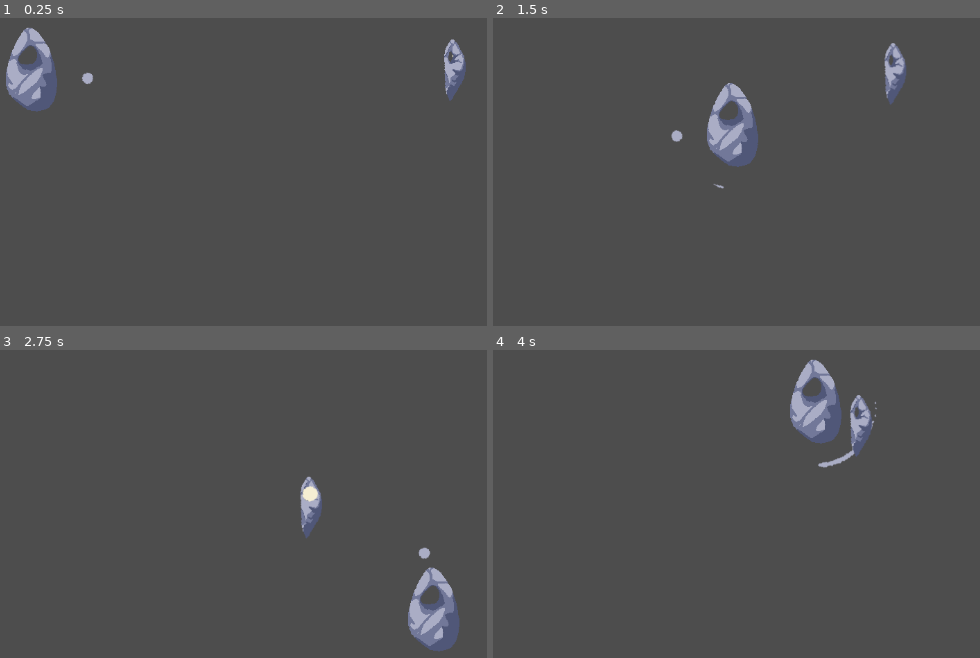
Above: before the commit, frames 1-4 (two rows, left to right).
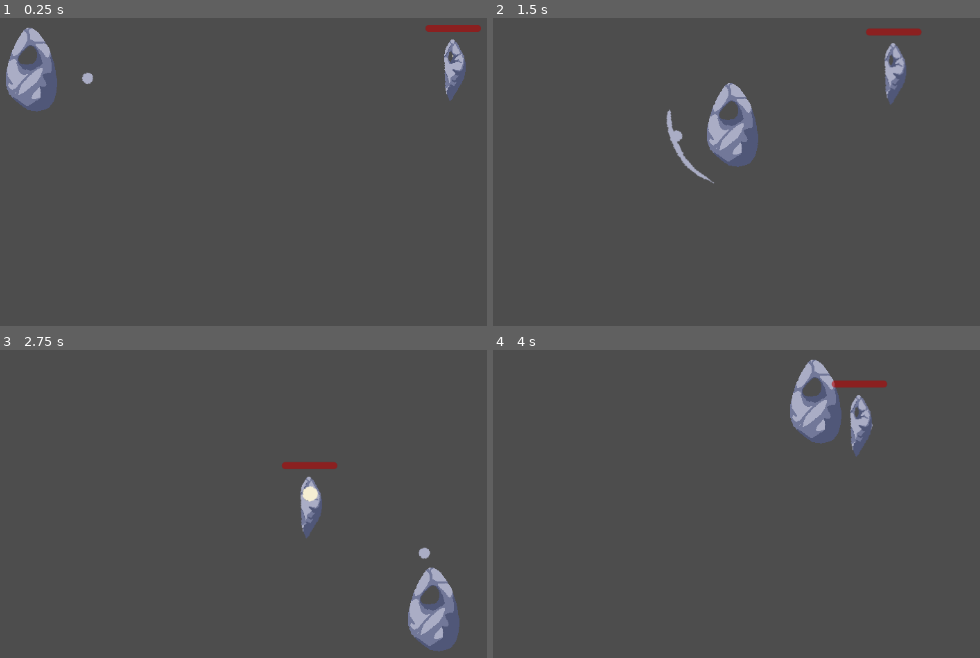
Above: after the commit, the same moments.

Repository: robbplo/time_cracker
Game: Godot game, scene res://main.tscn
Two runs of this game, one before a commit and one after it. Both use one fixed random seed, a clock stepped at 60 frames per second and the inputs below.
Inputs (mouse positions are in pixels of both pictures, inside the frame that each line leads up to):
- Up to frame 1 (0.25 s): no input
- Up to frame 2 (1.5 s): tap Enter at 0.5 s; move the mouse to (527, 70) at 0.52 s; hold Right (right) 0.53-1.28 s; click (527, 70) at 0.67 s; move the mouse to (648, 141) at 1.27 s; hold Down (down) from 1.28 s (still down); click (648, 141) at 1.42 s
- Up to frame 3 (2.75 s): move the mouse to (394, 353) at 2.02 s; release Down (down) at 2.03 s; hold Right (right) from 2.03 s (still down); click (394, 353) at 2.17 s
- Up to frame 4 (4 s): move the mouse to (765, 540) at 2.77 s; release Right (right) at 2.78 s; hold Up (up) 2.78-3.53 s; click (765, 540) at 2.92 s; move the mouse to (outside the picture) at 3.52 s; hold Left (left) from 3.53 s (still down); click (outside the picture) at 3.67 s

The runs differ from the first frame. In frame 1, 0.3% of the frame differs, in the area x 87-99%, y 2-5%; in frame 2, 0.6%, in the area x 35-88%, y 3-56%; in frame 3, 0.3%; in frame 4, 0.4%.

Commit message:
add enemy health pool

Diff:
--- a/Attack.gd
+++ b/Attack.gd
@@ -1,20 +1,28 @@
 extends CharacterBody2D
+
+signal attack_start
+signal attack_end
+signal attack_hit
 
 var is_attacking = false
 
-## Returns whether the attack was started or not
 func start(target: Vector2):
 	if is_attacking:
 		return false
+	emit_signal("attack_start")
 	self.look_at(target)
 	is_attacking = true
-	show()
-	$Area2D.monitoring = true
+	$Animation.show()
 	$Animation.play()
+
+	for body in $Area2D.get_overlapping_bodies():
+		if not body.is_ancestor_of(self):
+			emit_signal("attack_hit", body)
+
 	return true
 
 func _on_animation_animation_looped():
+	emit_signal("attack_end")
 	is_attacking = false
-	hide()
-	$Area2D.monitoring = false
+	$Animation.hide()
 	$Animation.stop()
--- a/EnemyCharacterBody.gd
+++ b/EnemyCharacterBody.gd
@@ -21,5 +21,11 @@
 	moving = true
 	$StepTimer.start(step_time)
 
+func die():
+	queue_free()
+
 func _on_step_timer_timeout():
 	moving = false
+
+func _on_health_pool_die():
+	die()
--- /dev/null
+++ b/HealthPool.gd
@@ -0,0 +1,28 @@
+extends Node2D
+class_name HealthPool
+
+signal health_changed
+signal die
+
+var dead = false
+@export var health = -INF
+@export var max_health = -INF
+
+func _ready():
+	update_bar()
+
+func subtract(amount):
+	assert(health > 0 && !dead, "subtract health below zero")
+	if dead:
+		return
+	var new_health = max(0, health - amount)
+	if new_health == 0:
+		dead = true
+		emit_signal("die")
+		return
+	health = new_health
+	update_bar()
+	emit_signal("health_changed", -amount)
+
+func update_bar():
+	$"ProgressBar".value = health / max_health * 100
--- a/Player.gd
+++ b/Player.gd
@@ -1,6 +1,4 @@
 extends CharacterBody2D
-
-@onready var attackSwish = $Attack/AttackSwish
 
 @export var speed = 400
 
@@ -20,3 +18,6 @@
 			var SfxPitch = randf_range(0.95,1.1)
 			$Attack/AttackSwish.set_pitch_scale(SfxPitch)
 			$Attack/AttackSwish.play(0.10)
+
+func _on_attack_attack_hit(body: Node):
+	body.find_child("HealthPool").subtract(1)
--- a/TimedNode2D.gd
+++ b/TimedNode2D.gd
@@ -13,5 +13,5 @@
 		actions[cursor].call()
 		cursor = (cursor + 1) % actions.size()
 
-func set_actions(actions):
-	self.actions = actions
+func set_actions(value):
+	self.actions = value
--- a/enemy.tscn
+++ b/enemy.tscn
@@ -20,6 +20,13 @@
 [ext_resource type="Texture2D" uid="uid://bxslj0kd4kixd" path="res://sprites/Animations/AttackSpikeAnim-9.png" id="19_mugju"]
 [ext_resource type="Texture2D" uid="uid://onps1uun7k2m" path="res://sprites/Animations/AttackSpikeAnim-10.png" id="20_78rhj"]
 [ext_resource type="Texture2D" uid="uid://b5bq35yt13ayy" path="res://sprites/Animations/AttackSpikeAnim-11.png" id="21_b3twh"]
+[ext_resource type="Texture2D" uid="uid://cxe2gxrraghxn" path="res://sprites/Animations/OnBeatPingAnim1.png" id="21_s8r10"]
+[ext_resource type="PackedScene" uid="uid://5qh7cbtr6d8a" path="res://health_pool.tscn" id="21_taojo"]
+[ext_resource type="Texture2D" uid="uid://yowqn22xipkv" path="res://sprites/Animations/OnBeatPingAnim2.png" id="22_i1frw"]
+[ext_resource type="Texture2D" uid="uid://bcvefb6k2im2r" path="res://sprites/Animations/OnBeatPingAnim3.png" id="23_0j2fv"]
+[ext_resource type="Texture2D" uid="uid://dxpolj2bhdjl3" path="res://sprites/Animations/OnBeatPingAnim4.png" id="24_dsl5f"]
+[ext_resource type="Texture2D" uid="uid://dibusnnrtsag7" path="res://sprites/Animations/OnBeatPingAnim5.png" id="25_q2dsx"]
+[ext_resource type="Texture2D" uid="uid://brtassgl2hj48" path="res://sprites/Animations/OnBeatPingAnim6.png" id="26_ivk2p"]
 
 [sub_resource type="SpriteFrames" id="SpriteFrames_j4upl"]
 animations = [{
@@ -100,7 +107,40 @@
 	])
 "
 
-[node name="EnemyCharacterBody" type="CharacterBody2D"]
+[sub_resource type="SpriteFrames" id="SpriteFrames_xh55y"]
+animations = [{
+"frames": [{
+"duration": 1.0,
+"texture": ExtResource("21_s8r10")
+}, {
+"duration": 1.0,
+"texture": ExtResource("22_i1frw")
+}, {
+"duration": 1.0,
+"texture": ExtResource("23_0j2fv")
+}, {
+"duration": 1.0,
+"texture": ExtResource("24_dsl5f")
+}, {
+"duration": 1.0,
+"texture": ExtResource("25_q2dsx")
+}, {
+"duration": 1.0,
+"texture": ExtResource("26_ivk2p")
+}],
+"loop": true,
+"name": &"default",
+"speed": 12.0
+}]
+
+[sub_resource type="GDScript" id="GDScript_jw3hv"]
+script/source = "extends AnimatedSprite2D
+
+func _on_animation_looped():
+	stop()
+"
+
+[node name="Enemy" type="CharacterBody2D"]
 script = ExtResource("2_jmlmm")
 
 [node name="CollisionPolygon2D" type="CollisionPolygon2D" parent="."]
@@ -128,11 +168,22 @@
 
 [node name="Area2D" type="Area2D" parent="Attack"]
 rotation = 1.5708
-monitoring = false
 
-[node name="Enemy" type="Node2D" parent="."]
+[node name="TimedNode2D" type="Node2D" parent="."]
 position = Vector2(838, 256)
 script = SubResource("GDScript_k82y8")
 
+[node name="HealthPool" parent="." instance=ExtResource("21_taojo")]
+position = Vector2(0, -62)
+max_health = 2.0
+
+[node name="HurtAnimation" type="AnimatedSprite2D" parent="."]
+visible = false
+position = Vector2(0, -12)
+sprite_frames = SubResource("SpriteFrames_xh55y")
+script = SubResource("GDScript_jw3hv")
+
 [connection signal="timeout" from="StepTimer" to="." method="_on_step_timer_timeout"]
 [connection signal="animation_looped" from="Attack/Animation" to="Attack" method="_on_animation_animation_looped"]
+[connection signal="die" from="HealthPool" to="." method="_on_health_pool_die"]
+[connection signal="animation_looped" from="HurtAnimation" to="HurtAnimation" method="_on_animation_looped"]
--- /dev/null
+++ b/health_pool.tscn
@@ -0,0 +1,28 @@
+[gd_scene load_steps=2 format=3 uid="uid://5qh7cbtr6d8a"]
+
+[sub_resource type="GDScript" id="GDScript_a06h3"]
+resource_name = "HealthPool"
+script/source = "extends HealthPool
+
+func _on_health_changed(change):
+	$\"../HurtAnimation\".play()
+"
+
+[node name="HealthPool" type="Node2D"]
+script = SubResource("GDScript_a06h3")
+health = 2.0
+
+[node name="ProgressBar" type="ProgressBar" parent="."]
+modulate = Color(1, 0, 0, 1)
+offset_left = -40.0
+offset_top = 5.0
+offset_right = -30.0
+offset_bottom = 85.0
+rotation = -1.5708
+theme_override_constants/outline_size = 0
+theme_override_font_sizes/font_size = 9
+value = 50.0
+fill_mode = 2
+show_percentage = false
+
+[connection signal="health_changed" from="." to="." method="_on_health_changed"]
--- /dev/null
+++ b/main.gd
@@ -0,0 +1,8 @@
+extends Node2D
+
+
+func _unhandled_input(event):
+	if event is InputEventKey:
+		if event.keycode == KEY_ESCAPE:
+			if OS.is_debug_build():
+				get_tree().quit()
--- a/main.tscn
+++ b/main.tscn
@@ -1,11 +1,13 @@
-[gd_scene load_steps=5 format=3 uid="uid://bewq4tgxkjv3e"]
+[gd_scene load_steps=6 format=3 uid="uid://bewq4tgxkjv3e"]
 
+[ext_resource type="Script" path="res://main.gd" id="1_dnaoa"]
 [ext_resource type="PackedScene" uid="uid://4jldp2mcoda0" path="res://time_context.tscn" id="1_hq7c1"]
 [ext_resource type="PackedScene" uid="uid://22hjgugr4bg3" path="res://player.tscn" id="2_d6wur"]
 [ext_resource type="AudioStream" uid="uid://cto6eafiyq3oa" path="res://Music/Track_TenderCircuits.wav" id="4_ft8ud"]
 [ext_resource type="PackedScene" uid="uid://d1k55f81hhw1c" path="res://enemy.tscn" id="4_yp0ec"]
 
 [node name="Main" type="Node2D"]
+script = ExtResource("1_dnaoa")
 
 [node name="TimeContext" parent="." instance=ExtResource("1_hq7c1")]
 
--- a/player.tscn
+++ b/player.tscn
@@ -1,10 +1,9 @@
-[gd_scene load_steps=14 format=3 uid="uid://22hjgugr4bg3"]
+[gd_scene load_steps=13 format=3 uid="uid://22hjgugr4bg3"]
 
 [ext_resource type="Script" path="res://Player.gd" id="1_nvb10"]
 [ext_resource type="Texture2D" uid="uid://brgn0v2dlo1aw" path="res://sprites/Characters/Character1.png" id="2_eo7b2"]
 [ext_resource type="Script" path="res://Attack.gd" id="3_m3bif"]
 [ext_resource type="AudioStream" uid="uid://cjhlyk5slw3am" path="res://SFX/Swish_51_SP.wav" id="4_573gc"]
-[ext_resource type="Texture2D" uid="uid://chujxb4e6pk0g" path="res://sprites/Animations/AttackAnim1.png" id="4_mofgj"]
 [ext_resource type="Texture2D" uid="uid://bp11a7a475jro" path="res://sprites/Animations/AttackAnim2.png" id="5_rdspu"]
 [ext_resource type="Texture2D" uid="uid://b4labx8lkuv6l" path="res://sprites/Animations/AttackAnim3 2.png" id="6_3vnk7"]
 [ext_resource type="Texture2D" uid="uid://b5o78h5iial6g" path="res://sprites/Animations/AttackAnim4.png" id="7_mn2ks"]
@@ -15,9 +14,6 @@
 [sub_resource type="SpriteFrames" id="SpriteFrames_dk842"]
 animations = [{
 "frames": [{
-"duration": 1.0,
-"texture": ExtResource("4_mofgj")
-}, {
 "duration": 1.0,
 "texture": ExtResource("5_rdspu")
 }, {
@@ -35,7 +31,7 @@
 }],
 "loop": true,
 "name": &"AttackAnimation",
-"speed": 12.0
+"speed": 18.0
 }]
 
 [sub_resource type="GDScript" id="GDScript_0a75v"]
@@ -60,7 +56,6 @@
 [node name="TimedNode2D" type="Node2D" parent="."]
 
 [node name="Attack" type="CharacterBody2D" parent="."]
-visible = false
 script = ExtResource("3_m3bif")
 
 [node name="AttackSwish" type="AudioStreamPlayer2D" parent="Attack"]
@@ -68,20 +63,19 @@
 volume_db = -6.0
 
 [node name="Animation" type="AnimatedSprite2D" parent="Attack"]
+visible = false
 position = Vector2(-3.33786e-06, -2.98023e-06)
 rotation = 1.5708
 scale = Vector2(1.3, 1.3)
 sprite_frames = SubResource("SpriteFrames_dk842")
 animation = &"AttackAnimation"
-frame = 2
 offset = Vector2(0, -40)
 
 [node name="Area2D" type="Area2D" parent="Attack"]
-monitoring = false
 
 [node name="CollisionPolygon2D" type="CollisionPolygon2D" parent="Attack/Area2D"]
 position = Vector2(88, 0)
-polygon = PackedVector2Array(12, -22, 12, 17, 9, 39, -7, 65, -22, 56, -14, 11, -15, -27, -39, -64, -28, -78, -9, -62)
+polygon = PackedVector2Array(12, -22, 12, 17, 9, 39, -7, 65, -22, 56, -51, 41, -62, -37, -39, -64, -28, -78, -9, -62)
 
 [node name="CharacterCursor" type="Sprite2D" parent="."]
 position = Vector2(-1, 0)
@@ -90,5 +84,5 @@
 script = SubResource("GDScript_0a75v")
 
 [connection signal="input_event" from="." to="." method="_on_input_event"]
+[connection signal="attack_hit" from="Attack" to="." method="_on_attack_attack_hit"]
 [connection signal="animation_looped" from="Attack/Animation" to="Attack" method="_on_animation_animation_looped"]
-[connection signal="body_entered" from="Attack/Area2D" to="Attack" method="_on_area_2d_body_entered"]
Not shown: 1 places in enemy.tscn that only renumber resources
